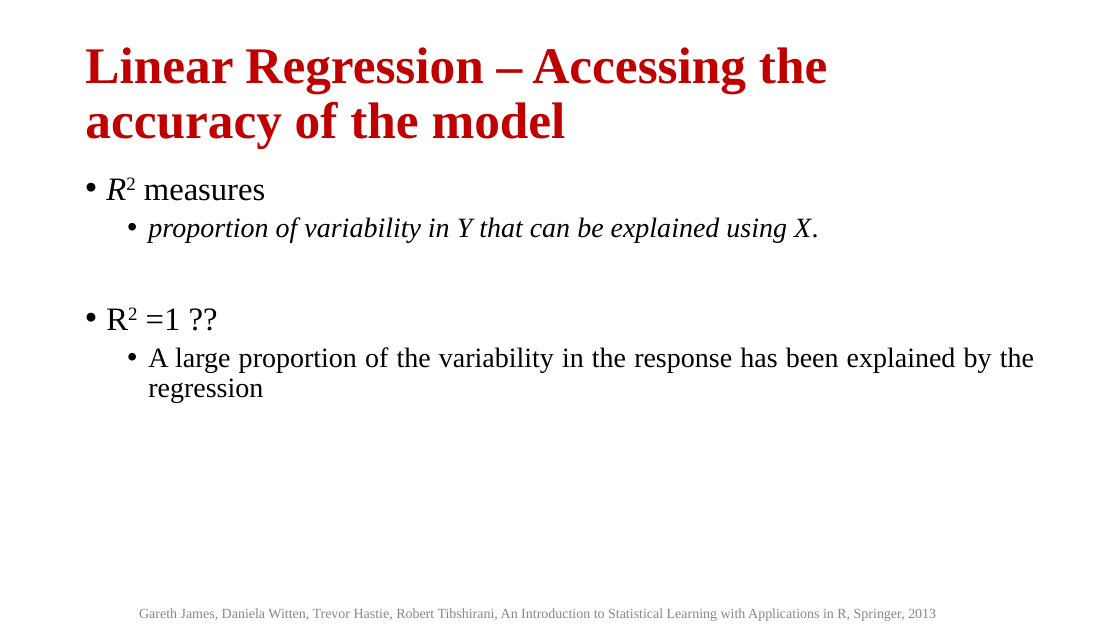
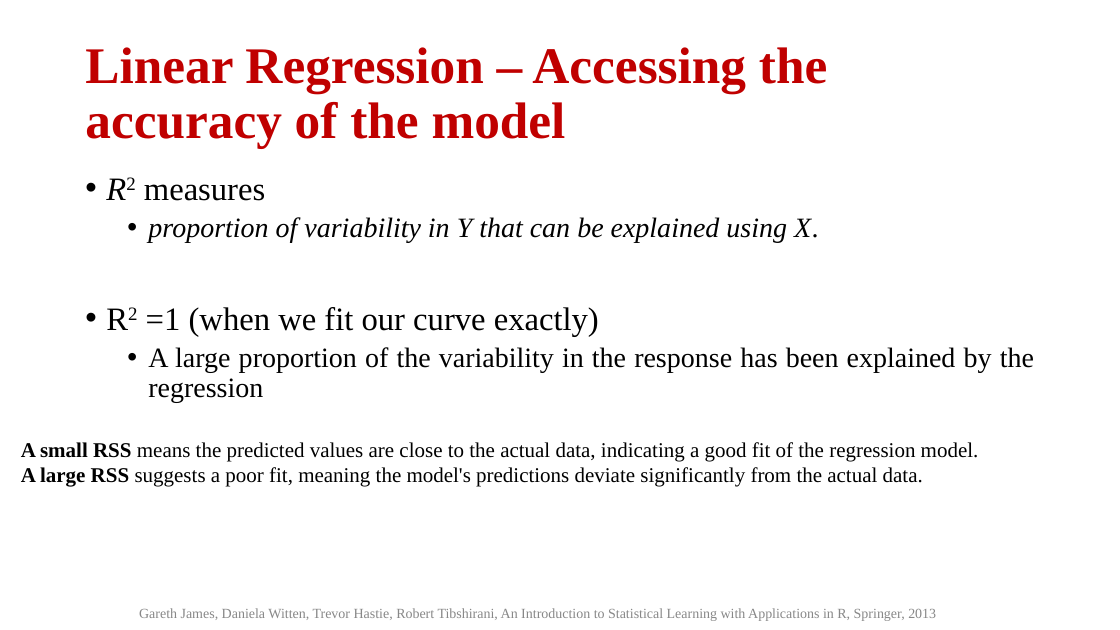
Before and after one commit to skysumitkumar/Du_Mca, a slide deck: slide 30 of 3rd_semester/Data_Science_with_python/PPT/Unit_3/2 Linear Regression.pptx (slide 25 before the commit). Drawn at 1120x630 pixels with LibreOffice and Linux fonts; fonts in the diff are those of the drawing. Boxes give left, top, right and bottom in pixels: in the first picture for what was removed or moved away, otherwise in the second. Text is boxed around its words. In the diff, an @@ line names an element or a change of style, - is before the commit and + after.

```diff
--- a/3rd_semester/Data_Science_with_python/PPT/Unit_3/2 Linear Regression.pptx
+++ b/3rd_semester/Data_Science_with_python/PPT/Unit_3/2 Linear Regression.pptx
@@ text at [146,307,599,336]: text changed @@
-• R2 =1 ??
+• R2 =1 (when we fit our curve exactly)
@@ text added at [21,442,979,487], 18 pt, text #000000 @@
+A small RSS means the predicted values are close to the actual data, indicating a good fit of the regression model.
+A large RSS suggests a poor fit, meaning the model's predictions deviate significantly from the actual data.
```
Also in this commit, not shown: 3 other slides changed, 9 slides added, 7 other files.
